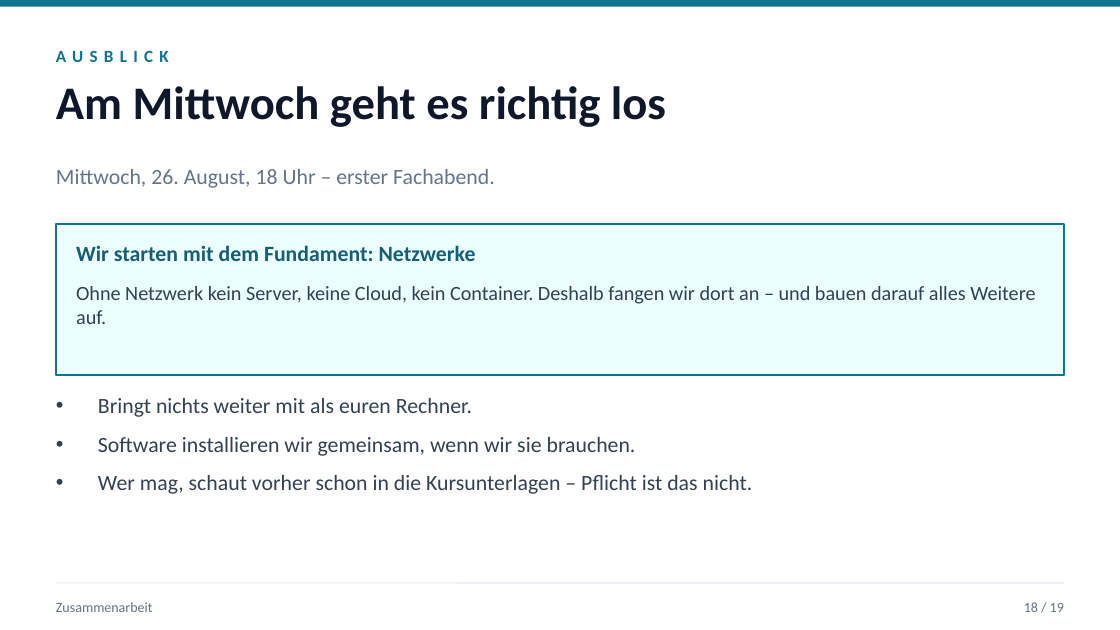
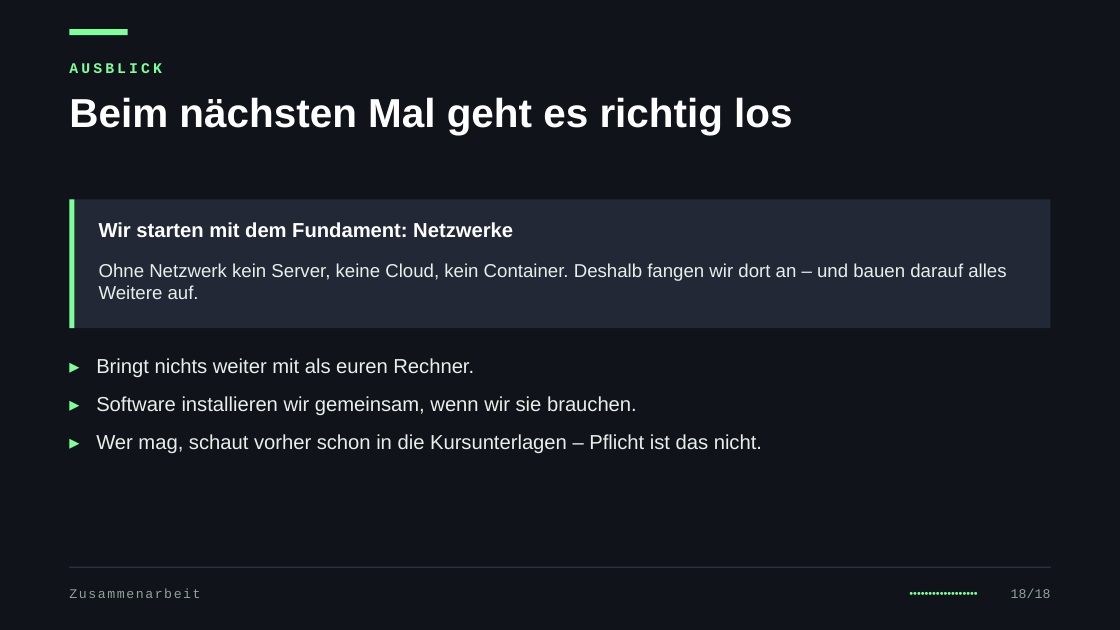
Before and after one commit to JacobMenge/kurs-unterlagen, a slide deck: slide 22 of folien/dist/00-orientierung.pptx. Drawn at 1120x630 pixels with LibreOffice and Linux fonts; fonts in the diff are those of the drawing. Boxes give left, top, right and bottom in pixels: in the first picture for what was removed or moved away, otherwise in the second. Text is boxed around its words. In the diff, an @@ line names an element or a change of style, - is before the commit and + after.

Commit message:
folien: dunkles design im terminal-look, themenfarben, kennzahlen und kapiteltrenner

```diff
--- a/folien/dist/00-orientierung.pptx
+++ b/folien/dist/00-orientierung.pptx
@@ background #FFFFFF to #10131A @@
@@ rectangle removed at bbox=[0, 0, 1120, 7] @@
@@ rectangle added at bbox=[69, 29, 128, 36], fill #7DFF9A @@
@@ text "AUSBLICK": place and size @@
-text "AUSBLICK" at bbox=[56, 50, 169, 62]
+text "AUSBLICK" at bbox=[69, 63, 162, 73]
@@ text "AUSBLICK" at bbox=[69, 63, 162, 73]: size 11 to 9.5 pt, font Calibri to Courier New, text colour #0E7490 to #7DFF9A, letter spacing 4 to 2 pt @@
@@ text at bbox=[69, 97, 792, 135]: text changed; size 30 to 26 pt; font Calibri to Arial; text colour #0F172A to #FFFFFF @@
-Am Mittwoch geht es richtig los
+Beim nächsten Mal geht es richtig los
@@ text removed at bbox=[56, 169, 495, 188] @@
-Mittwoch, 26. August, 18 Uhr – erster Fachabend.
@@ rectangle: place and size @@
-rectangle at bbox=[56, 224, 1064, 375]
+rectangle at bbox=[69, 199, 1051, 328]
@@ rectangle at bbox=[69, 199, 1051, 328]: fill #ECFEFF to #222835; outline #0E7490 1 pt to none @@
@@ rectangle added at bbox=[69, 199, 74, 328], fill #7DFF9A @@
@@ text "Wir starten mit dem Fundament: ...": place and size @@
-text "Wir starten mit dem Fundament: ..." at bbox=[76, 245, 476, 261]
+text "Wir starten mit dem Fundament: ..." at bbox=[99, 222, 513, 237]
@@ text "Wir starten mit dem Fundament: ..." at bbox=[99, 222, 513, 237]: size 14 to 13 pt, font Calibri to Arial, text colour #155E75 to #FFFFFF @@
@@ text "Ohne Netzwerk kein Server, keine ...": place and size @@
-text "Ohne Netzwerk kein Server, keine ..." at bbox=[76, 286, 1035, 324]
+text "Ohne Netzwerk kein Server, keine ..." at bbox=[99, 263, 1006, 299]
@@ text "Ohne Netzwerk kein Server, keine ..." at bbox=[99, 263, 1006, 299]: size 13 to 12 pt, font Calibri to Arial, text colour #334155 to #E6EFE9 @@
@@ text at bbox=[96, 358, 762, 453]: text changed; size 14 to 13 pt; font Calibri to Arial; text colour #334155 to #E6EFE9 @@
-• Bringt nichts weiter mit als euren Rechner.
-• Software installieren wir gemeinsam, wenn wir sie brauchen.
-• Wer mag, schaut vorher schon in die Kursunterlagen – Pflicht ist das nicht.
+▸ Bringt nichts weiter mit als euren Rechner.
+▸ Software installieren wir gemeinsam, wenn wir sie brauchen.
+▸ Wer mag, schaut vorher schon in die Kursunterlagen – Pflicht ist das nicht.
@@ line moved from (56, 584) - (1064, 584) to (69, 568) - (1051, 568) @@
@@ line (69, 568) - (1051, 568): stroke #E2E8F0 0.75 pt to #2C3442 0.75 pt @@
@@ text "Zusammenarbeit": place and size @@
-text "Zusammenarbeit" at bbox=[56, 602, 153, 612]
+text "Zusammenarbeit" at bbox=[69, 588, 200, 598]
@@ text "Zusammenarbeit" at bbox=[69, 588, 200, 598]: size 9 to 8.5 pt, font Calibri to Courier New, text colour #64748B to #8FA398, letter spacing 0 to 1 pt @@
@@ text added at bbox=[698, 579, 978, 608], 7 pt, text #7DFF9A @@
+••••••••••••••••••
@@ text at bbox=[1011, 588, 1051, 598]: text changed; size 9 to 8.5 pt; font Calibri to Courier New; text colour #64748B to #8FA398 @@
-18 / 19
+18/18
```
Also in this commit, not shown: 22 other slides changed, 11 other files.
